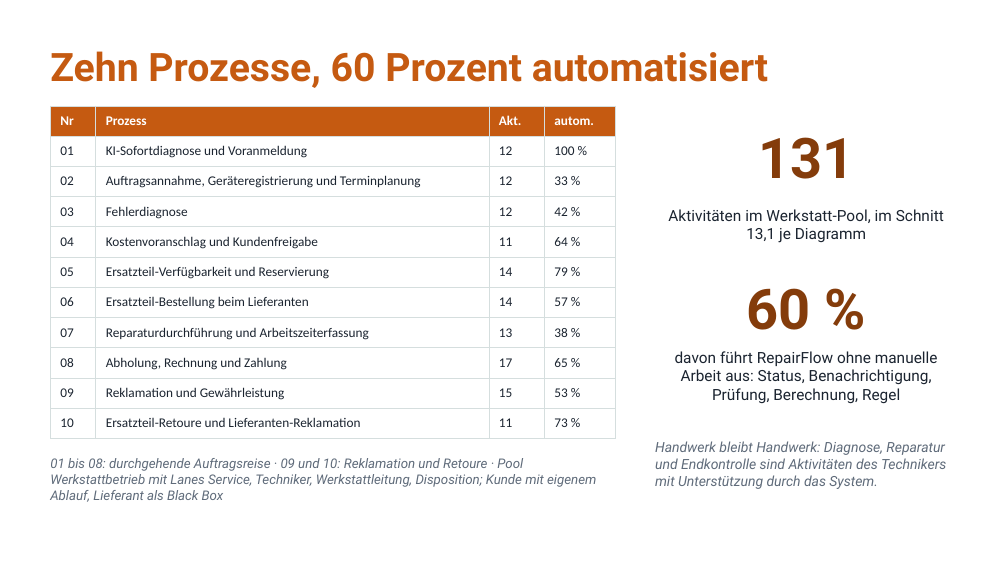
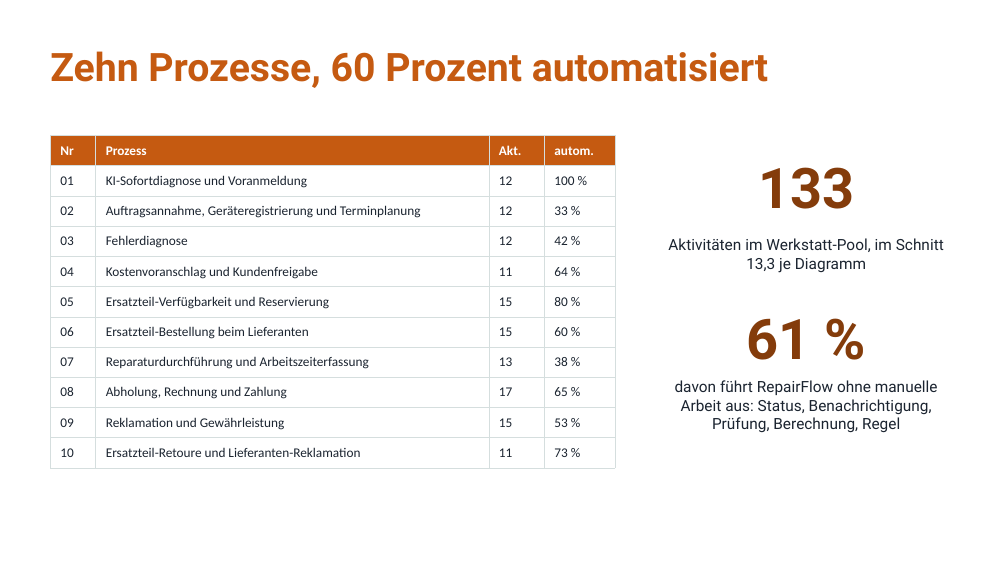
Before and after one commit to jakobschwan123-cmd/casestudy-semester-3, a slide deck: slide 11 of 4_praesentation/Abschlusspraesentation.pptx (slide 10 before the commit). Drawn at 1008x567 pixels with LibreOffice and Linux fonts; fonts in the diff are those of the drawing. Boxes give left, top, right and bottom in pixels: in the first picture for what was removed or moved away, otherwise in the second. Text is boxed around its words. In the diff, an @@ line names an element or a change of style, - is before the commit and + after.

```diff
--- a/4_praesentation/Abschlusspraesentation.pptx
+++ b/4_praesentation/Abschlusspraesentation.pptx
@@ table: place and size @@
-table at <box>50,106,615,438</box>
+table at <box>50,135,615,468</box>
@@ table at <box>50,135,615,468</box> @@
-row 6, column 3: 14
+row 6, column 3: 15
-row 6, column 4: 79 %
+row 6, column 4: 80 %
-row 7, column 3: 14
+row 7, column 3: 15
-row 7, column 4: 57 %
+row 7, column 4: 60 %
@@ text at <box>758,167,854,209</box>: text changed @@
-131
+133
@@ text at <box>668,238,944,273</box>: text changed @@
-Aktivitäten im Werkstatt-Pool, im Schnitt 13,1 je Diagramm
+Aktivitäten im Werkstatt-Pool, im Schnitt 13,3 je Diagramm
@@ text at <box>747,318,811,360</box>: text changed @@
-60 %
+61 %
@@ text "davon führt RepairFlow ohne manuelle ...": place and size @@
-text "davon führt RepairFlow ohne manuelle ..." at <box>675,351,938,403</box>
+text "davon führt RepairFlow ohne manuelle ..." at <box>675,380,938,432</box>
@@ text removed at <box>655,441,946,489</box> @@
-Handwerk bleibt Handwerk: Diagnose, Reparatur und Endkontrolle sind Aktivitäten des Technikers mit Unterstützung durch das System.
@@ text removed at <box>50,458,596,502</box> @@
-01 bis 08: durchgehende Auftragsreise · 09 und 10: Reklamation und Retoure · Pool Werkstattbetrieb mit Lanes Service, Techniker, Werkstattleitung, Disposition; Kunde mit eigenem Ablauf, Lieferant als Black Box
```
Also in this commit, not shown: 8 other slides changed, 2 slides added, 1 slide removed.
